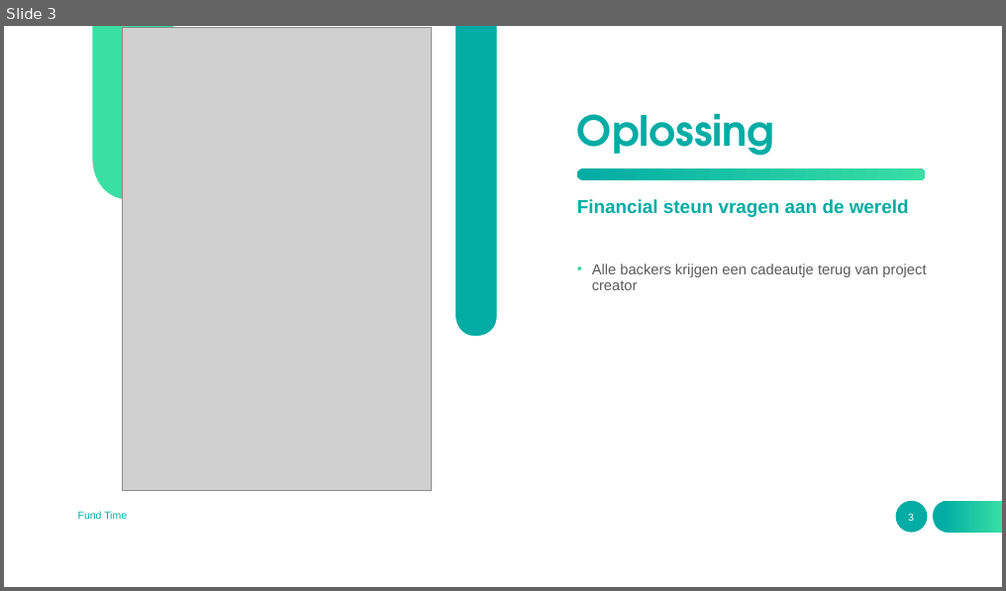
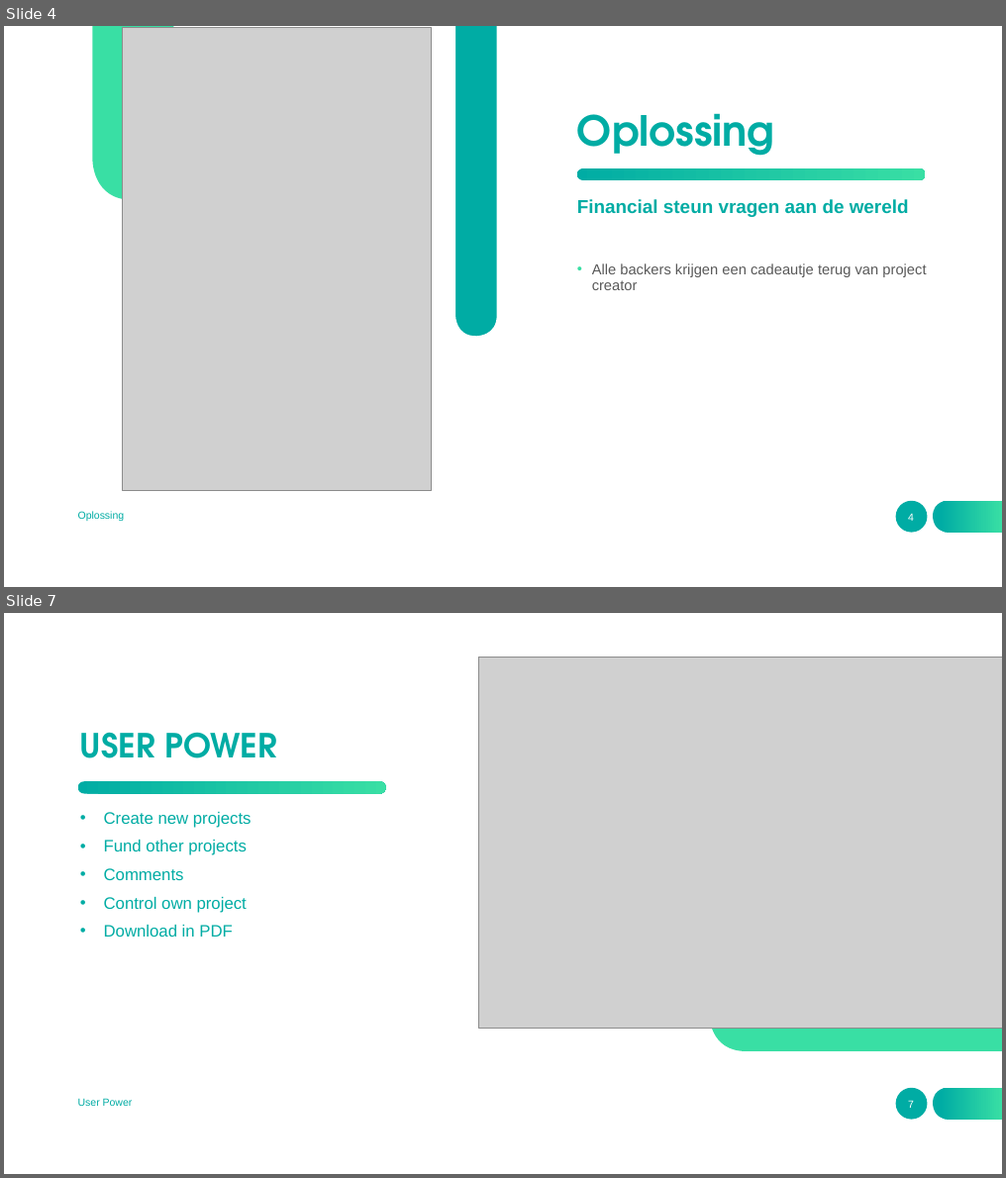
Before and after one commit to nawatend/fundtime, a slide deck: docs/Fund Time.pptx. Shown one above the other, each under a label of ours: slide 3 before the commit, slides 4 and 7 after it; the slides between them are not shown. The pictures are 1006x591 and 1006x1178 pixels, drawn with LibreOffice and Linux fonts; fonts in the diff are those of the drawing; grey boxes stand for pictures. Boxes give left, top, right and bottom in pixels: in the first picture for what was removed or moved away, otherwise in the second. Text is boxed around its words. In the diff, an @@ line names an element or a change of style, - is before the commit and + after.

```diff
--- a/docs/Fund Time.pptx
+++ b/docs/Fund Time.pptx
@@ slide 7 added at (4, 613, 1002, 1174), background #FFFFFF; not listed: 2 template elements that a slide beside it also shows @@
@@ picture added at (478, 658, 1002, 1029) @@
@@ title added at (80, 732, 276, 759), 32 pt, text gradient #00ACA4 to #39DFA4, bold @@
+USER POWER
@@ freeform shape added at (76, 780, 386, 794), fill gradient #00ACA4 to #39DFA4 @@
@@ text added at (104, 812, 252, 937), 16 pt, text #00ACA4 @@
+• Create new projects
+• Fund other projects
+• Comments
+• Control own project
+• Download in PDF
@@ freeform shape added at (856, 954, 1002, 998), fill #00ACA4 @@
@@ freeform shape added at (709, 976, 1002, 1052), fill #39DFA4 @@
@@ freeform shape added at (856, 976, 1002, 978), fill #636363 @@
@@ text added at (78, 1098, 133, 1106), 10 pt, text #00ACA4 @@
+User Power
@@ page number added at (908, 1100, 914, 1108), 10 pt, text #FFFFFF @@
+7
@@ what was slide 3 is now slide 4 @@
@@ slide 4 changed as well @@
@@ text at (78, 511, 125, 521): text changed @@
-Fund Time
+Oplossing
@@ page number at (908, 514, 914, 521): text changed @@
-3
+4
```
Also in this commit, not shown: 4 other slides changed, 7 other slides added, 6 slides removed, 4 other files.
